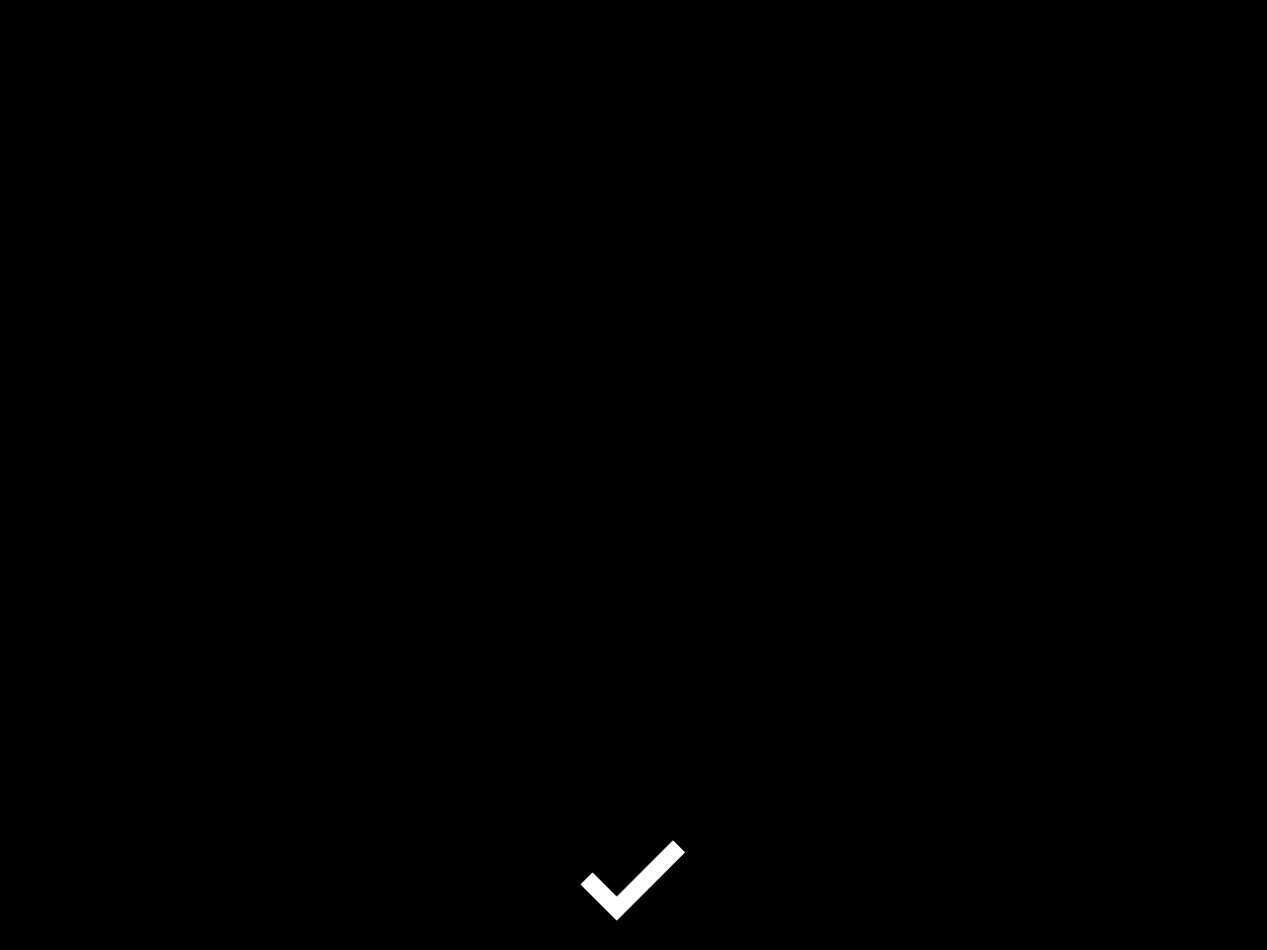
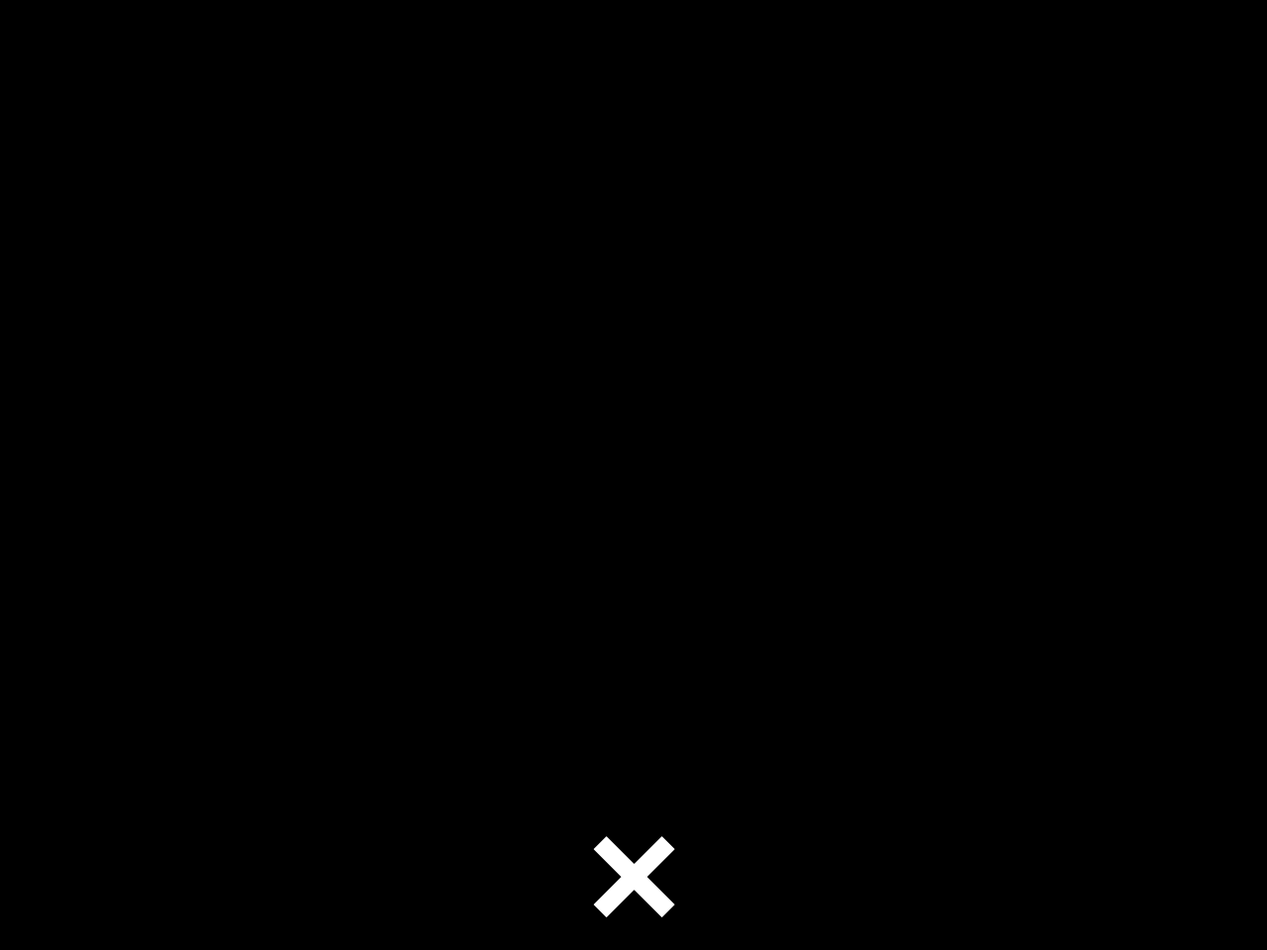
Layers edited between the first and the second 1267×950 image:
painted on "Layer 1" over (579, 836, 685, 922)
